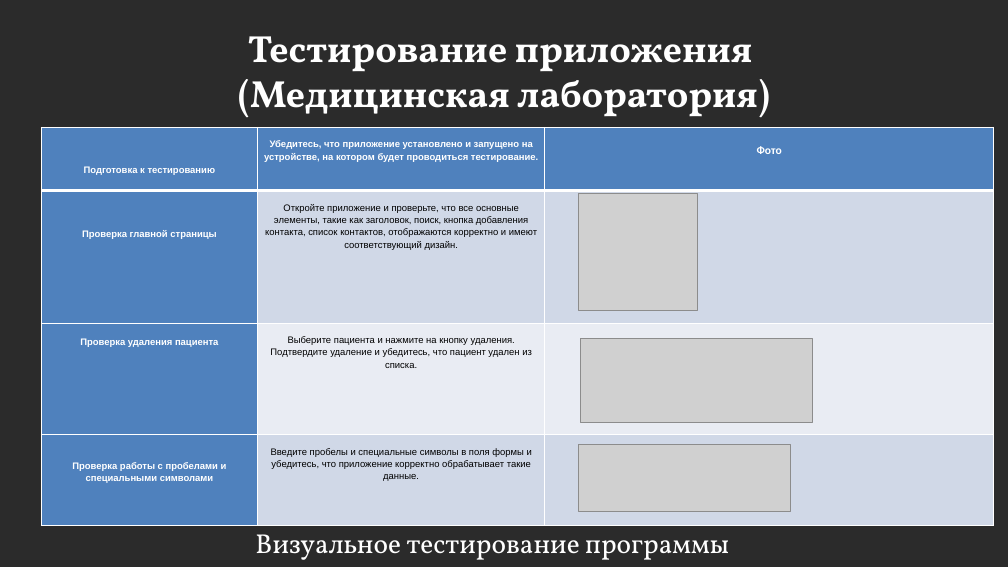
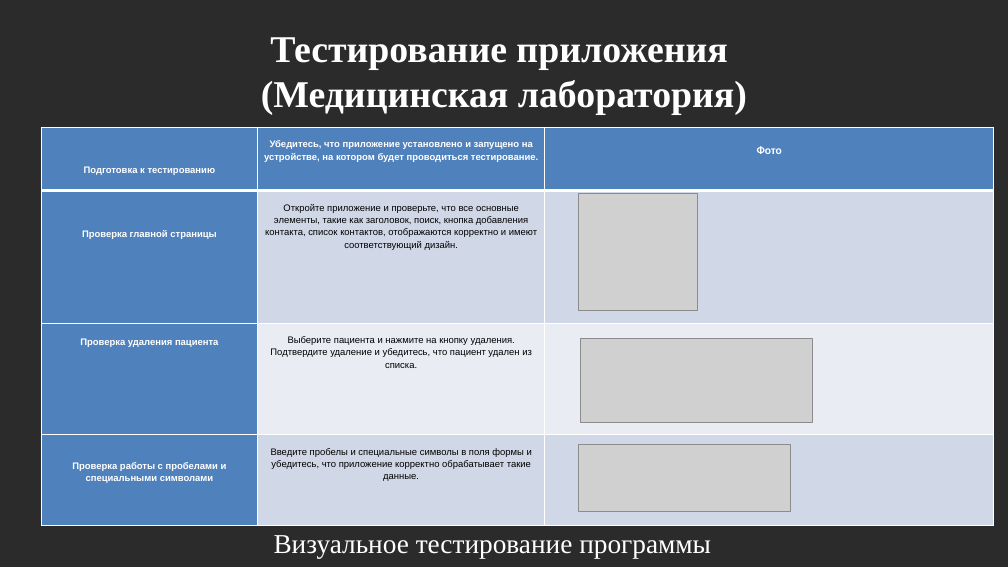
Before and after one commit to MaksimPoliackov/Practice_PM02, a slide deck: slide 13 of Документация/Отчет Поляков М.Е.pptx (slide 14 before the commit). Drawn at 1008x567 pixels with LibreOffice and Linux fonts; fonts in the diff are those of the drawing; grey boxes stand for pictures; background and template pictures are left out; a plain dark background stands for a picture behind light text. Boxes give left, top, right and bottom in pixels: in the first picture for what was removed or moved away, otherwise in the second. Text is boxed around its words. In the diff, an @@ line names an element or a change of style, - is before the commit and + after.

```diff
--- a/Документация/Отчет Поляков М.Е.pptx
+++ b/Документация/Отчет Поляков М.Е.pptx
@@ title "Тестирование приложения (Медицинская лаборатория)" at (x1=261, y1=37, x2=747, y2=115): font Vollkorn to Times New Roman @@
@@ text "Визуальное тестирование программы" at (x1=274, y1=535, x2=711, y2=558): font Vollkorn to Times New Roman @@
```
Also in this commit, not shown: 15 other slides changed, 1 slide removed, 1 other file.
